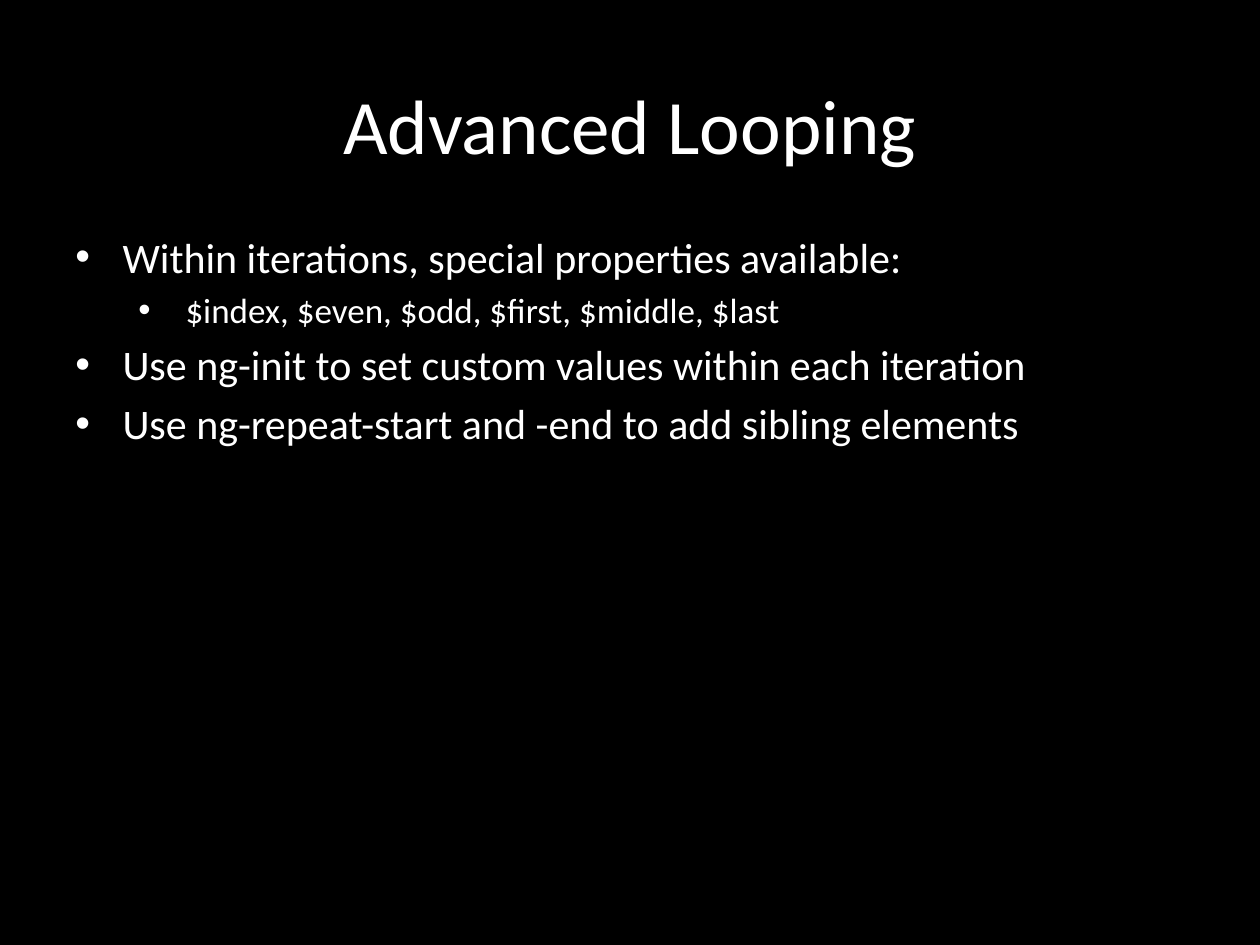
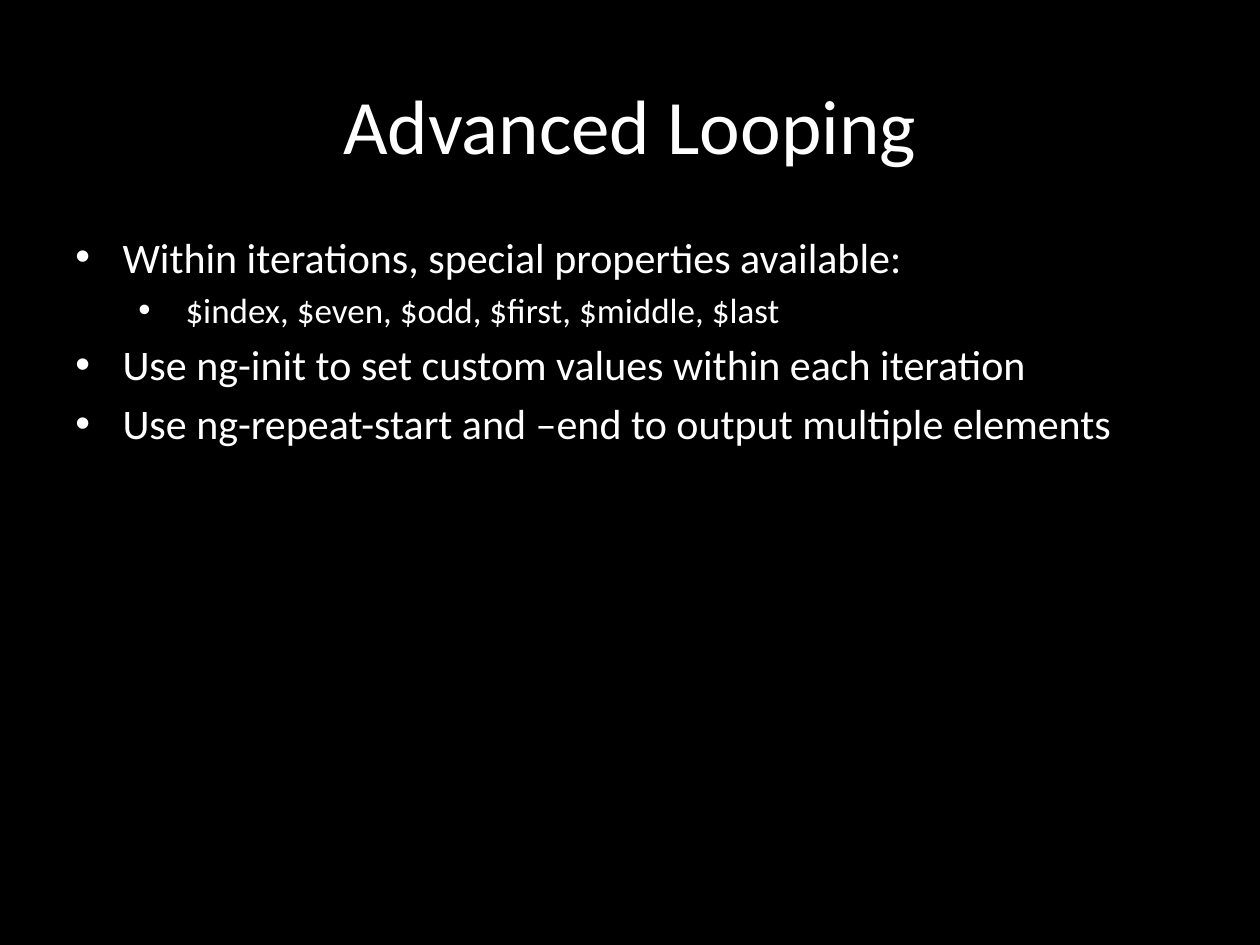
Before and after one commit to eliasjames/training-angular, a slide deck: slide 12 of slides/Angular Slides Day 2.pptx. Drawn at 1260x945 pixels with LibreOffice and Linux fonts; fonts in the diff are those of the drawing. Boxes give left, top, right and bottom in pixels: in the first picture for what was removed or moved away, otherwise in the second. Text is boxed around its words. In the diff, an @@ line names an element or a change of style, - is before the commit and + after.

```diff
--- a/slides/Angular Slides Day 2.pptx
+++ b/slides/Angular Slides Day 2.pptx
@@ subtitle at (123,409,1111,447): text changed @@
-• Use ng-repeat-start and -end to add sibling elements
+• Use ng-repeat-start and –end to output multiple elements
```
Also in this commit, not shown: 2 other slides changed.
